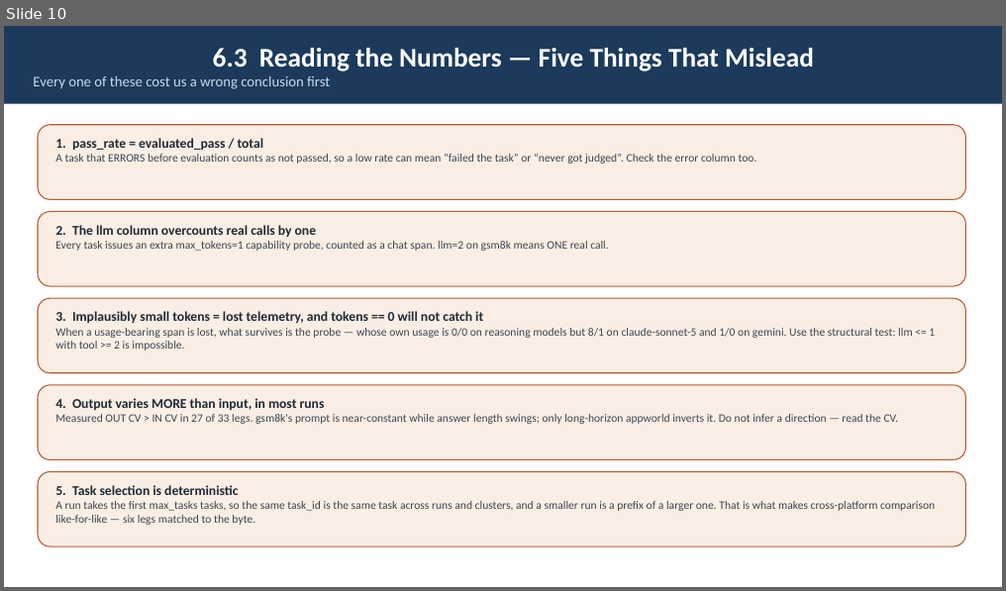
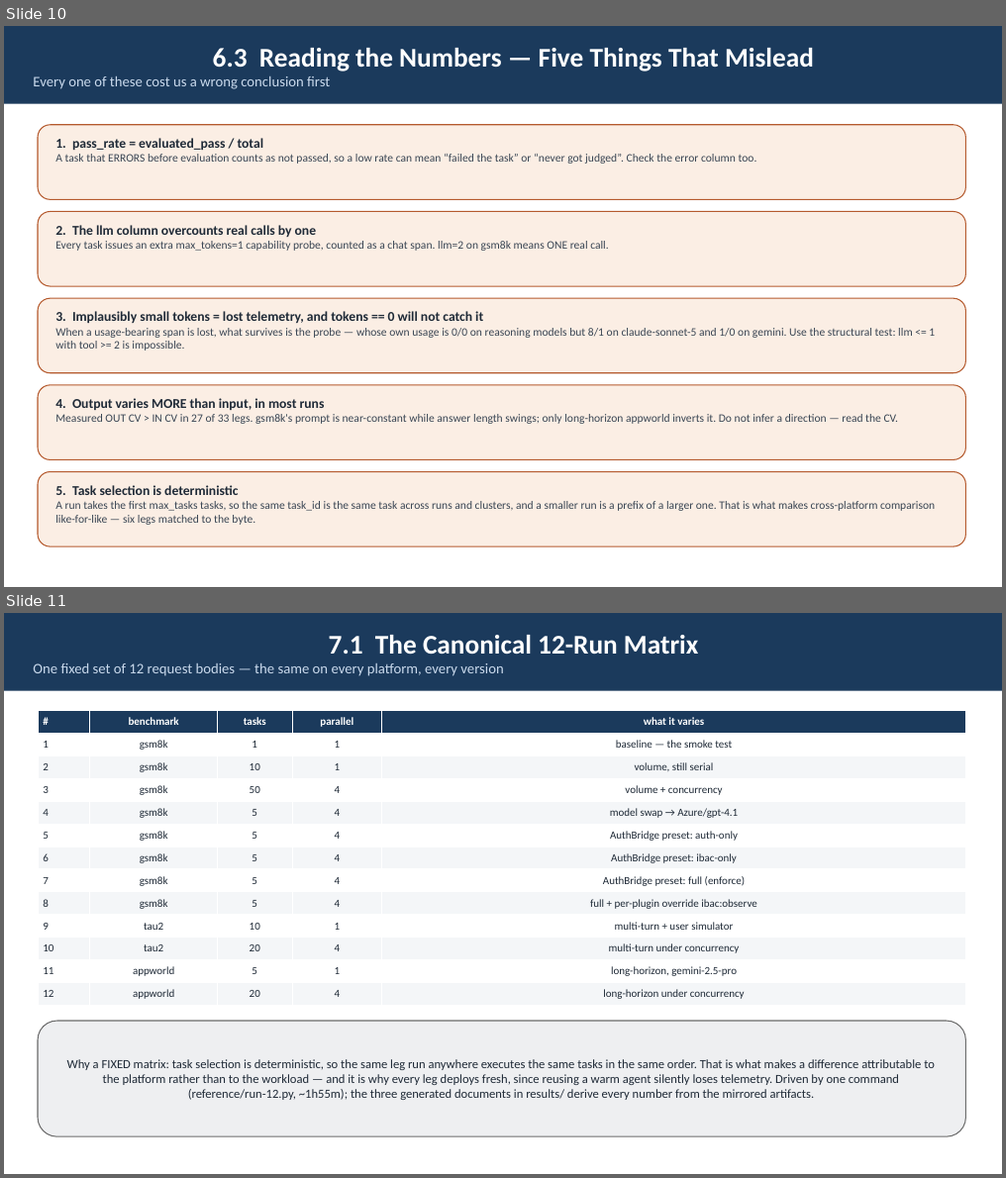
Before and after one commit to webchang/benchmarking, a slide deck: docs/BenchmarkingService.pptx. Shown one above the other, each under a label of ours: slide 10 before the commit, slides 10 and 11 after it. The pictures are 1006x591 and 1006x1178 pixels, drawn with LibreOffice and Linux fonts; fonts in the diff are those of the drawing. Boxes give left, top, right and bottom in pixels: in the first picture for what was removed or moved away, otherwise in the second. Text is boxed around its words. In the diff, an @@ line names an element or a change of style, - is before the commit and + after.

```diff
--- a/docs/BenchmarkingService.pptx
+++ b/docs/BenchmarkingService.pptx
@@ slide 11 added at (4, 613, 1002, 1174), background #FFFFFF @@
@@ rectangle added at (4, 613, 1002, 691), fill #1B3A5C, 14 pt, text #C9D9EC @@
+7.1 The Canonical 12-Run Matrix
+One fixed set of 12 request bodies — the same on every platform, every version
@@ table added at (38, 710, 966, 1006), 13 rows, 5 columns @@
+# | benchmark | tasks | parallel | what it varies
+1 | gsm8k | 1 | 1 | baseline — the smoke test
+2 | gsm8k | 10 | 1 | volume, still serial
+3 | gsm8k | 50 | 4 | volume + concurrency
+4 | gsm8k | 5 | 4 | model swap → Azure/gpt-4.1
+5 | gsm8k | 5 | 4 | AuthBridge preset: auth-only
+6 | gsm8k | 5 | 4 | AuthBridge preset: ibac-only
+7 | gsm8k | 5 | 4 | AuthBridge preset: full (enforce)
+8 | gsm8k | 5 | 4 | full + per-plugin override ibac:observe
+9 | tau2 | 10 | 1 | multi-turn + user simulator
+10 | tau2 | 20 | 4 | multi-turn under concurrency
+11 | appworld | 5 | 1 | long-horizon, gemini-2.5-pro
+12 | appworld | 20 | 4 | long-horizon under concurrency
@@ rounded rectangle added at (38, 1021, 966, 1137), fill #EEEFF1, outline #6B6B6B 1 pt, 12 pt, text #1F2A37 @@
+Why a FIXED matrix: task selection is deterministic, so the same leg run anywhere executes the same tasks in the same order. That is what makes a difference attributable to the platform rather than to the workload — and it is why every leg deploys fresh, since reusing a warm agent silently loses telemetry. Driven by one command (reference/run-12.py, ~1h55m); the three generated documents in results/ derive every number from the mirrored artifacts.
```
Also in this commit, not shown: 2 slides changed, 3 other slides added, 2 other files.
